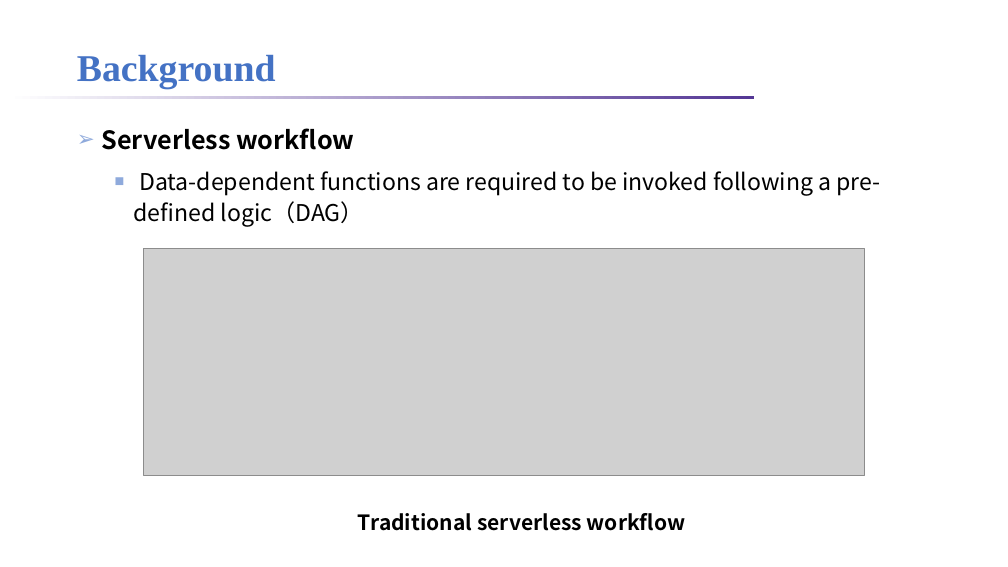
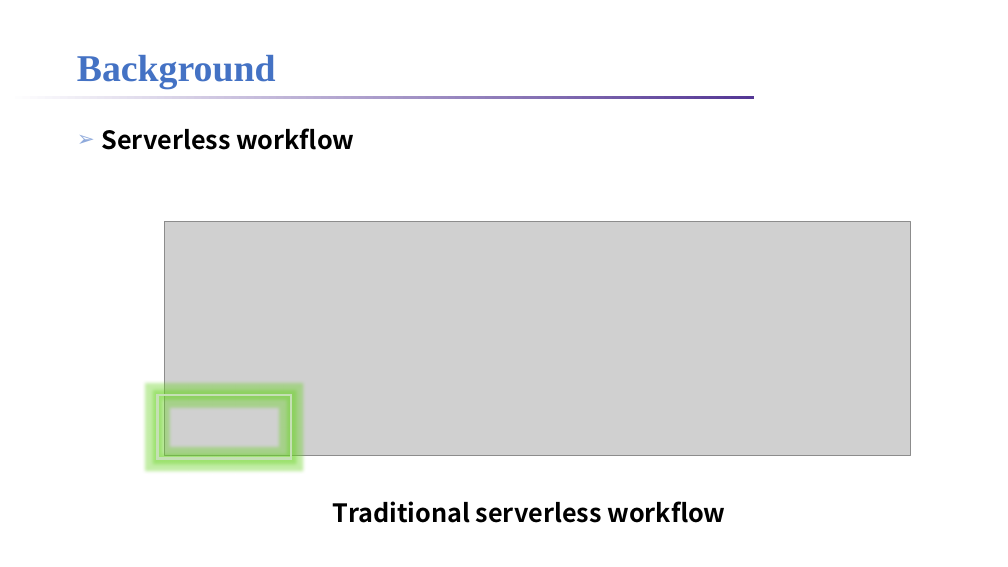
Before and after one commit to lt2000/ADSL, a slide deck: slide 2 of meeting/利用调度解决Serverless的IO时延问题.pptx. Drawn at 1008x567 pixels with LibreOffice and Linux fonts; fonts in the diff are those of the drawing; grey boxes stand for pictures; background and template pictures are left out. Boxes give left, top, right and bottom in pixels: in the first picture for what was removed or moved away, otherwise in the second. Text is boxed around its words. In the diff, an @@ line names an element or a change of style, - is before the commit and + after.

```diff
--- a/meeting/利用调度解决Serverless的IO时延问题.pptx
+++ b/meeting/利用调度解决Serverless的IO时延问题.pptx
@@ text at (x1=134, y1=171, x2=881, y2=226): paragraph removed @@
-  ■ Data-dependent functions are required to be invoked following a pre-defined logic（DAG）
@@ picture resized from (x1=144, y1=249, x2=865, y2=475) to (x1=165, y1=222, x2=910, y2=455) @@
@@ rectangle added at (x1=157, y1=395, x2=290, y2=458), outline #C5E0B4 2.25 pt @@
@@ text "Traditional serverless workflow" moved from (x1=357, y1=513, x2=686, y2=531) to (x1=332, y1=501, x2=726, y2=523) @@
@@ text "Traditional serverless workflow" at (x1=332, y1=501, x2=726, y2=523): size 20 to 24 pt @@
```
Also in this commit, not shown: 11 other slides changed, 5 slides added, 1 other file.
